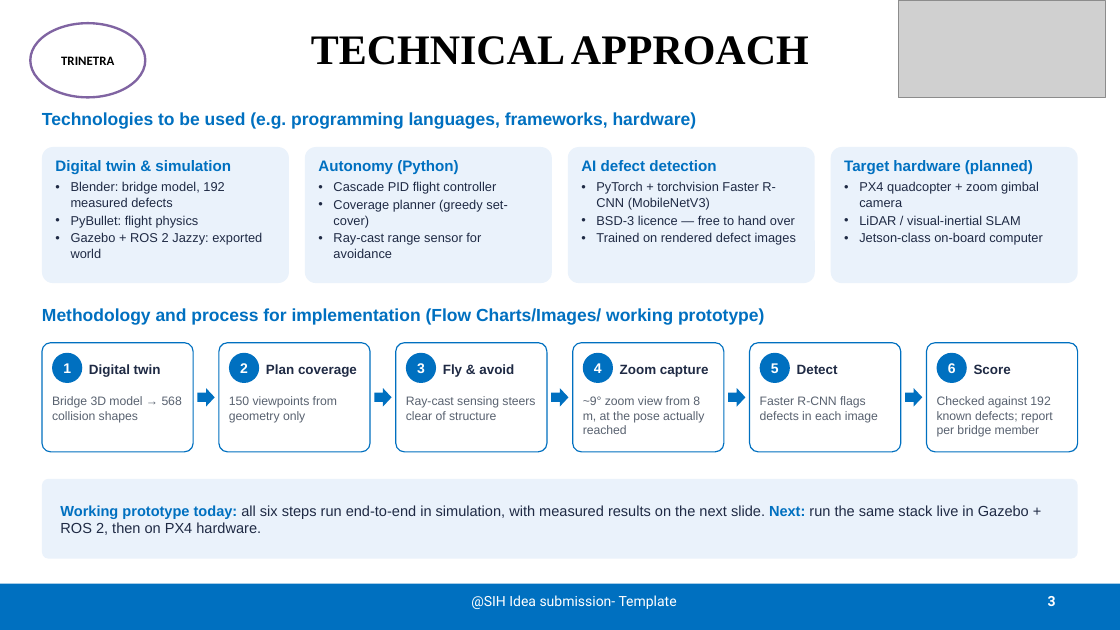
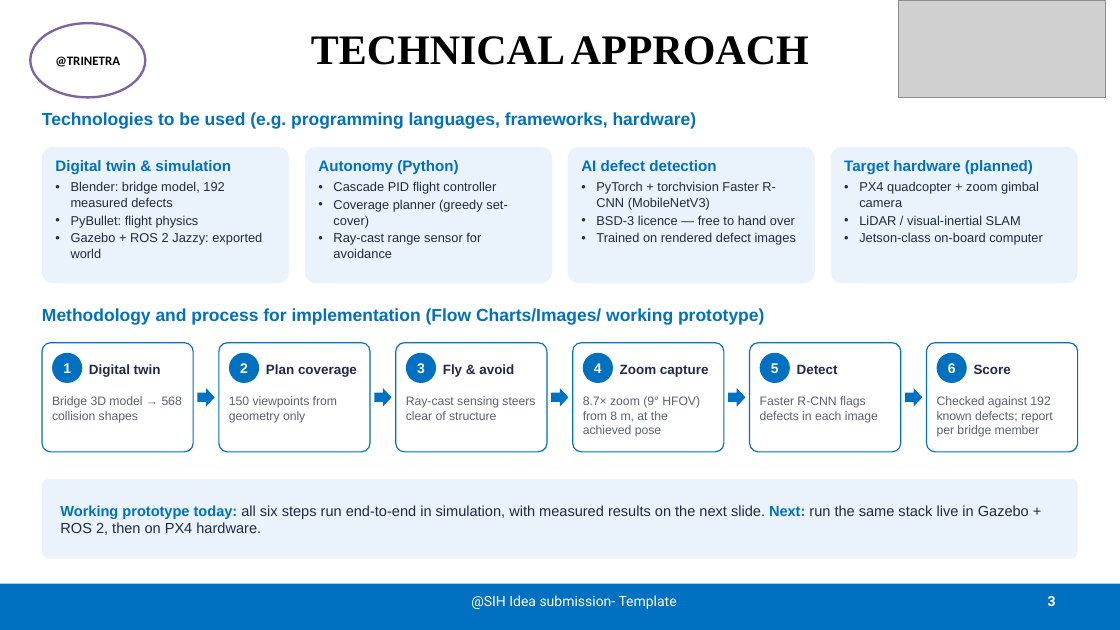
Before and after one commit to princepatel51204-dot/SIH_AVIAN_FINAL, a slide deck: slide 3 of SIH_AVIAN_FINAL/deck/SIH26201_AVIAN_Idea.pptx. Drawn at 1120x630 pixels with LibreOffice and Linux fonts; fonts in the diff are those of the drawing; grey boxes stand for pictures. Boxes give left, top, right and bottom in pixels: in the first picture for what was removed or moved away, otherwise in the second. Text is boxed around its words. In the diff, an @@ line names an element or a change of style, - is before the commit and + after.

```diff
--- a/SIH_AVIAN_FINAL/deck/SIH26201_AVIAN_Idea.pptx
+++ b/SIH_AVIAN_FINAL/deck/SIH26201_AVIAN_Idea.pptx
@@ text in ellipse at [55,56,120,67]: text changed @@
-TRINETRA
+@TRINETRA
@@ text at [583,396,700,437]: text changed @@
-~9° zoom view from 8 m, at the pose actually reached
+8.7× zoom (9° HFOV) from 8 m, at the achieved pose
```
Also in this commit, not shown: 4 other slides changed, 3 other files.
